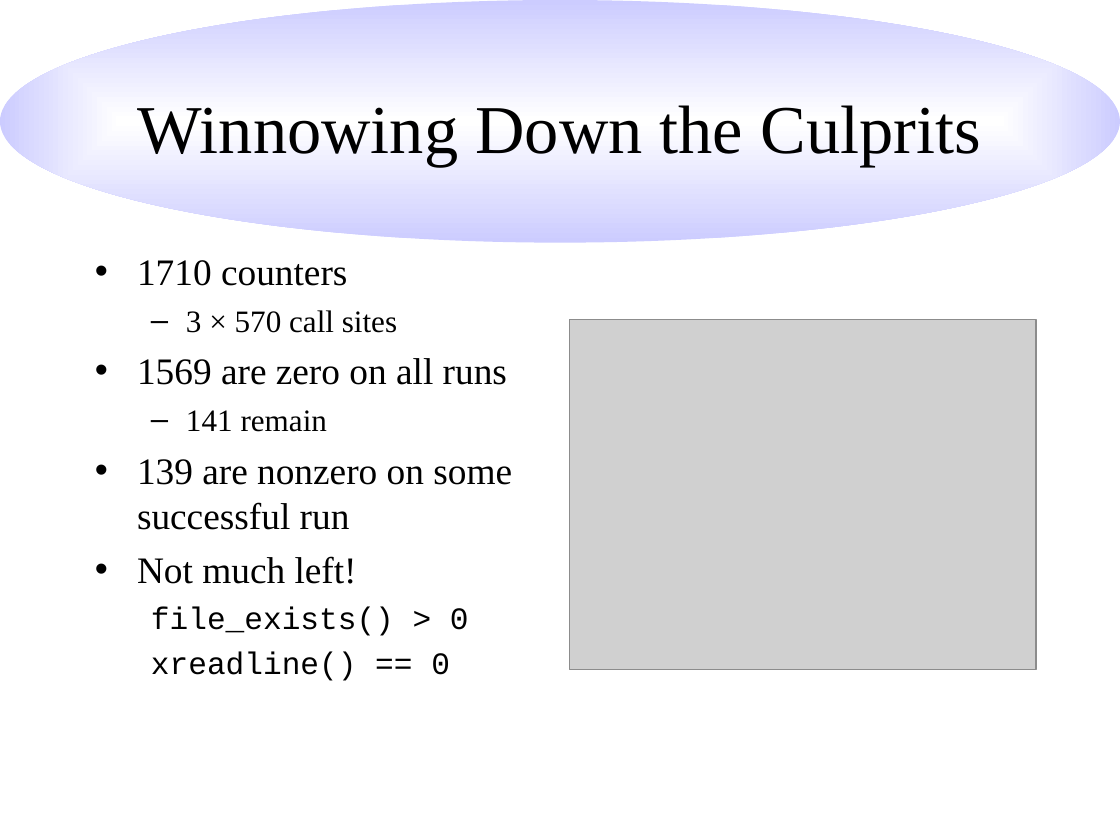
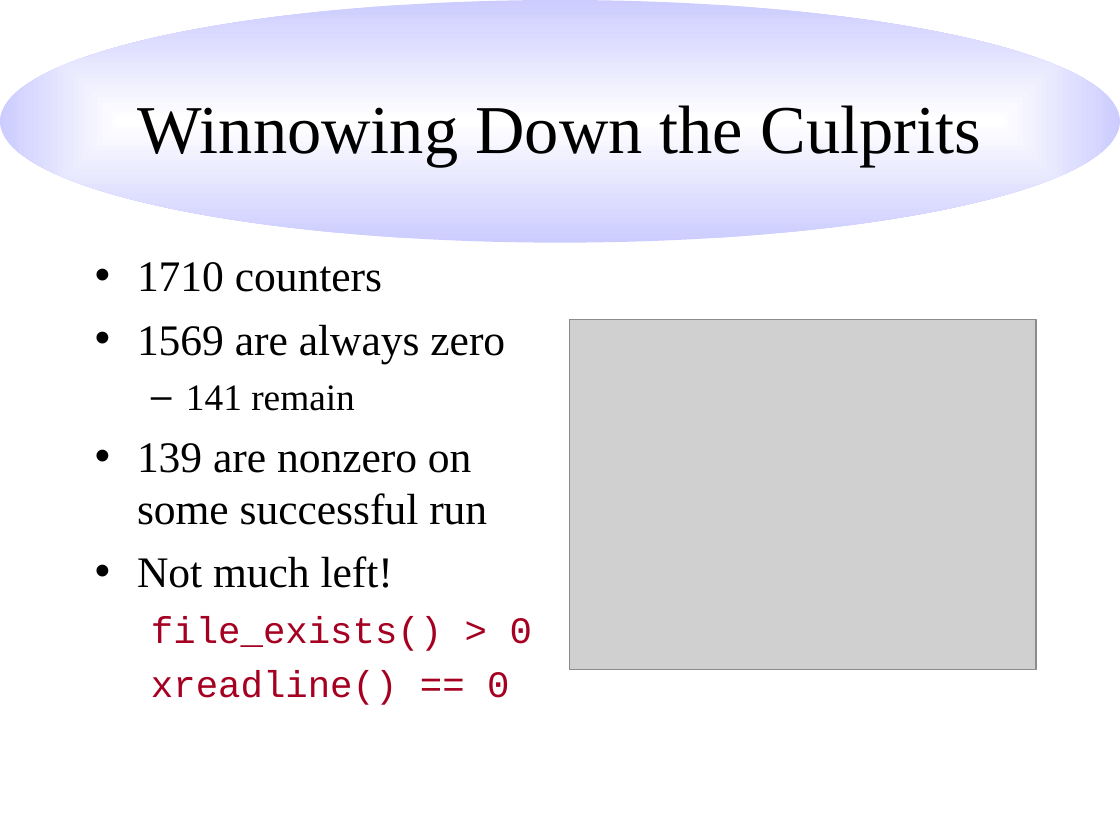
Before and after one commit to hlim1/sampler, a slide deck: slide 15 of paper/pldi.ppt (slide 8 before the commit). Drawn at 1120x840 pixels with LibreOffice and Linux fonts; fonts in the diff are those of the drawing; grey boxes stand for pictures. Boxes give left, top, right and bottom in pixels: in the first picture for what was removed or moved away, otherwise in the second. Text is boxed around its words. In the diff, an @@ line names an element or a change of style, - is before the commit and + after.

```diff
--- a/paper/pldi.ppt
+++ b/paper/pldi.ppt
@@ text at <box>137,262,532,705</box>: size 24 to 28 pt in "1710 counters", "139 are nonzero on some successful run", "Not much left!"; size 20 to 24 pt in "141 remain", "file_exists() > 0", "xreadline() == 0"; text colour #000000 to #A50021 in "file_exists() > 0", "xreadline() == 0"; more space between paragraphs @@
@@ text at <box>137,324,505,363</box>: text changed; size 24 to 28 pt @@
-  – 3 × 570 call sites
-• 1569 are zero on all runs
+• 1569 are always zero
```
Also in this commit, not shown: 8 other slides changed, 15 slides added, 2 slides removed.
